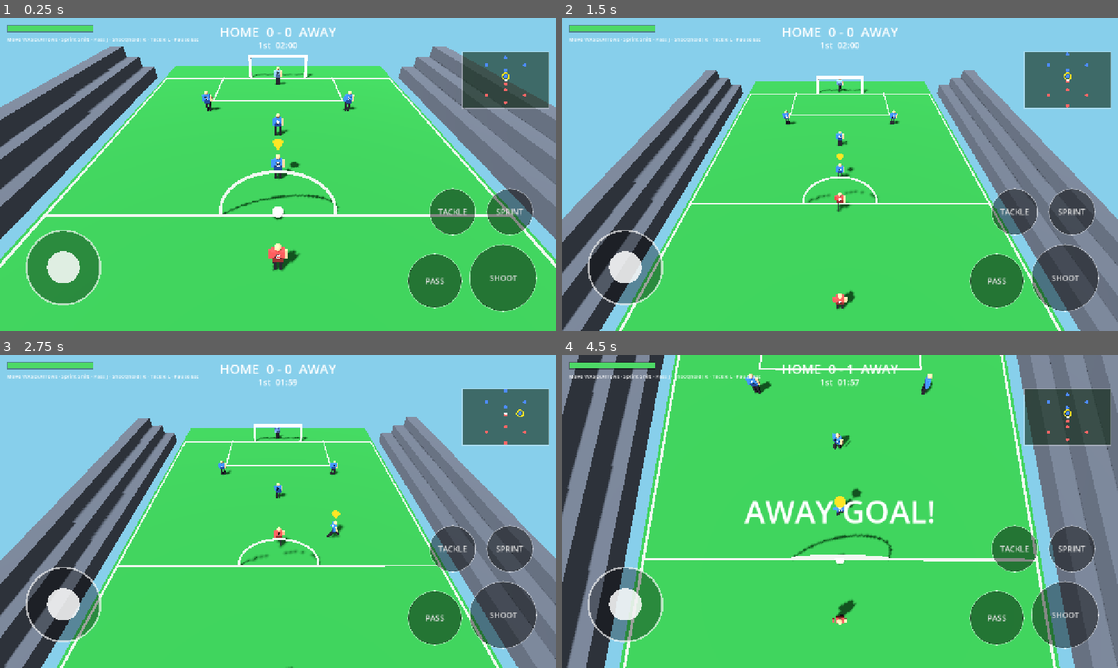
Above: before the commit, frames 1-4 (two rows, left to right).
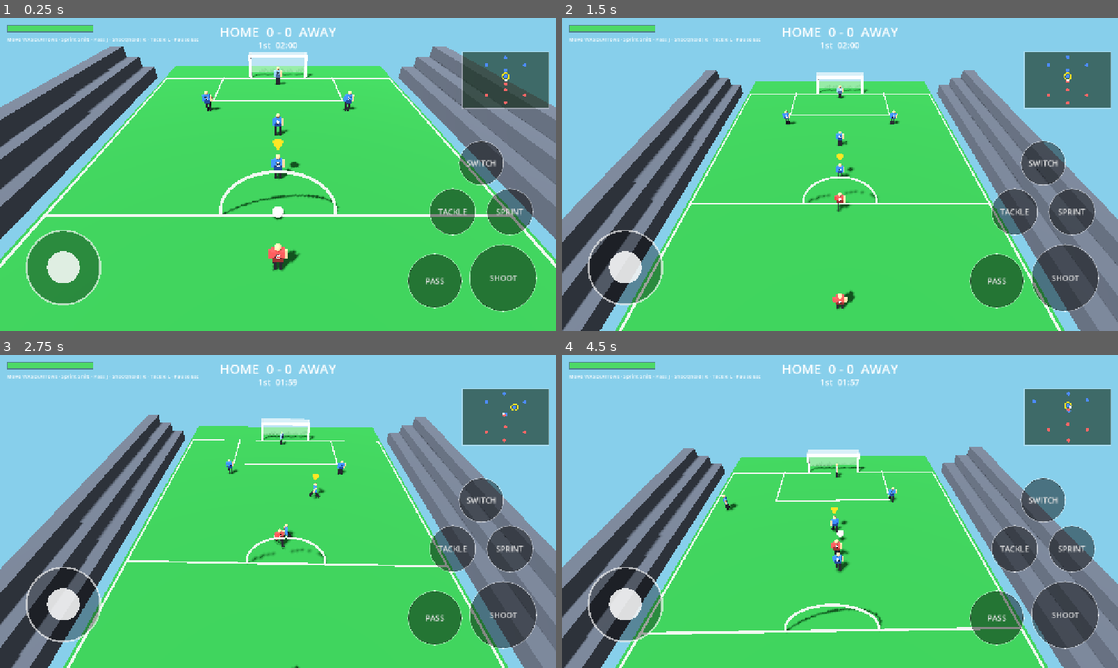
Above: after the commit, the same moments.

Repository: ukemeikot/flick-soccer
Game: Godot game, scene res://scenes/Match.tscn
Same seed, same stepped clock (60 frames per second), same inputs: the game is played once before the commit and once after it. This scene is started directly instead of the project's main scene.
Inputs (mouse positions are in pixels of both pictures, inside the frame that each line leads up to):
- Up to frame 1 (0.25 s): no input
- Up to frame 2 (1.5 s): drag from (623, 268) to (895, 105) at 0.52 s; drag from (728, 190) to (812, 237) at 1.27 s
- Up to frame 3 (2.75 s): move the mouse to (333, 442) at 2.02 s; hold D (move_right) from 2.03 s (still down); tap J (kick_pass) at 2.1 s; tap Tab at 2.3 s
- Up to frame 4 (4.5 s): release D (move_right) at 2.75 s; drag from (812, 574) to (673, 464) at 2.77 s; move the mouse to (1006, 558) at 3.52 s; hold A (move_left) 3.53-4.25 s; hold Shift (sprint) 3.53-4.25 s; tap Space at 3.77 s; tap Tab at 3.8 s; drag from (673, 464) to (756, 433) at 4.27 s

The runs differ from the first frame. In frame 1, 1.4% of the frame differs, in the area x 44-91%, y 10-54%; in frame 2, 1.2%; in frame 3, 16%; in frame 4, 60%, in the area x 0-100%, y 0-100%.

Commit message:
feat(godot): manual player-switch (button + Q/Tab), GK stays in goal, goal nets
- Switch button (touch) + Q/Tab: manually cycle the controlled Home outfielder;
  auto-returns control to whoever gains possession.
- Goalkeeper positioning sign fix — now stands in front of its own line, inside
  the goal, and rushes out correctly (was standing behind/outside).
- Translucent nets added to both goals.
Verified on-device via screenshot (switch button, GK in goal, net all present).

Diff:
--- a/soccer3d/scripts/Match.gd
+++ b/soccer3d/scripts/Match.gd
@@ -28,6 +28,7 @@
 var camera: BroadcastCamera
 var hud: Hud
 var _marker: MeshInstance3D
+var _forced_active: Player = null # manual player-switch override (Home)
 
 var phase := Phase.KICKOFF
 var half := 1
@@ -75,6 +76,8 @@
 				_set_frozen(false)
 				phase = Phase.PLAYING
 		Phase.PLAYING:
+			if Input.is_action_just_pressed("switch_player") or Touch.consume_switch():
+				_cycle_active()
 			_update_roles()
 			time_left = maxf(time_left - delta, 0.0)
 			hud.set_clock(time_left, half)
@@ -106,10 +109,31 @@
 		_marker.global_position = human.global_position + Vector3(0, 2.35, 0)
 
 func _pick_active(team: int) -> Player:
+	# A player in possession always takes control (and clears any manual pick for Home).
 	for p in players:
 		if p.team == team and not p.is_gk and p.has_possession():
+			if team == Player.HOME:
+				_forced_active = null
 			return p
+	if team == Player.HOME and _forced_active != null:
+		return _forced_active
 	return _nearest_outfielder(team)
+
+func _home_outfielders() -> Array[Player]:
+	var a: Array[Player] = []
+	for p in players:
+		if p.team == Player.HOME and not p.is_gk:
+			a.append(p)
+	return a
+
+func _cycle_active() -> void:
+	var outs := _home_outfielders()
+	if outs.is_empty():
+		return
+	outs.sort_custom(func(a, b): return a.global_position.distance_to(ball.global_position) < b.global_position.distance_to(ball.global_position))
+	var cur := _forced_active if _forced_active != null else _pick_active(Player.HOME)
+	var idx := outs.find(cur)
+	_forced_active = outs[(idx + 1) % outs.size()]
 
 func _nearest_outfielder(team: int) -> Player:
 	var best: Player = null
@@ -158,6 +182,7 @@
 # --- Match flow -----------------------------------------------------------------------------
 
 func _kickoff() -> void:
+	_forced_active = null
 	_reset_positions()
 	ball.linear_velocity = Vector3.ZERO
 	ball.angular_velocity = Vector3.ZERO
@@ -306,8 +331,9 @@
 	# Back wall behind the goal to stop the ball.
 	_add_wall(Vector3(0, 1, z_line + s * 3.0), Vector3(PITCH_WIDTH, 2, 0.5))
 
-	# Cosmetic frame.
+	# Cosmetic frame + net.
 	_add_goal(Vector3(0, 0, z_line))
+	_add_net(z_line)
 
 	# Goal sensor in the mouth.
 	var area := Area3D.new()
@@ -404,6 +430,29 @@
 	m.position = pos
 	add_child(m)
 
+func _add_net(z_line: float) -> void:
+	var s := signf(z_line)
+	var height := 2.2
+	var depth := 1.6
+	var mat := StandardMaterial3D.new()
+	mat.albedo_color = Color(1, 1, 1, 0.25)
+	mat.transparency = BaseMaterial3D.TRANSPARENCY_ALPHA
+	mat.cull_mode = BaseMaterial3D.CULL_DISABLED
+	var back_z := z_line + s * depth
+	_net_panel(Vector3(MOUTH + 0.3, height, 0.05), Vector3(0, height / 2.0, back_z), mat)          # back
+	_net_panel(Vector3(MOUTH + 0.3, 0.05, depth), Vector3(0, height, z_line + s * depth / 2.0), mat) # roof
+	_net_panel(Vector3(0.05, height, depth), Vector3(MOUTH / 2.0, height / 2.0, z_line + s * depth / 2.0), mat)
+	_net_panel(Vector3(0.05, height, depth), Vector3(-MOUTH / 2.0, height / 2.0, z_line + s * depth / 2.0), mat)
+
+func _net_panel(size: Vector3, pos: Vector3, mat: StandardMaterial3D) -> void:
+	var m := MeshInstance3D.new()
+	var b := BoxMesh.new()
+	b.size = size
+	m.mesh = b
+	m.material_override = mat
+	m.position = pos
+	add_child(m)
+
 func _make_marker() -> MeshInstance3D:
 	var m := MeshInstance3D.new()
 	var cone := CylinderMesh.new()
--- a/soccer3d/scripts/input/InputActions.gd
+++ b/soccer3d/scripts/input/InputActions.gd
@@ -11,6 +11,7 @@
 	_bind("kick_pass", [KEY_J, KEY_SPACE])
 	_bind("kick_shoot", [KEY_K])
 	_bind("tackle", [KEY_L])
+	_bind("switch_player", [KEY_Q, KEY_TAB])
 
 func _bind(action: String, keys: Array) -> void:
 	if not InputMap.has_action(action):
--- a/soccer3d/scripts/input/Touch.gd
+++ b/soccer3d/scripts/input/Touch.gd
@@ -8,6 +8,7 @@
 
 var _pass := false
 var _tackle := false
+var _switch := false
 var _shoot_released := false
 
 func press_pass() -> void:
@@ -15,6 +16,9 @@
 
 func press_tackle() -> void:
 	_tackle = true
+
+func press_switch() -> void:
+	_switch = true
 
 func set_shoot(down: bool) -> void:
 	if shoot_held and not down:
@@ -31,6 +35,11 @@
 	_tackle = false
 	return v
 
+func consume_switch() -> bool:
+	var v := _switch
+	_switch = false
+	return v
+
 func consume_shoot_released() -> bool:
 	var v := _shoot_released
 	_shoot_released = false
@@ -42,4 +51,5 @@
 	shoot_held = false
 	_pass = false
 	_tackle = false
+	_switch = false
 	_shoot_released = false
--- a/soccer3d/scripts/input/TouchControls.gd
+++ b/soccer3d/scripts/input/TouchControls.gd
@@ -22,6 +22,7 @@
 	add_child(_tap_button("PASS", 126, 126, 216, 52, func(): Touch.press_pass()))
 	add_child(_hold_button("SPRINT", 108, 108, 52, 220, func(d): Touch.sprint = d))
 	add_child(_tap_button("TACKLE", 108, 108, 184, 220, func(): Touch.press_tackle()))
+	add_child(_tap_button("SWITCH", 104, 104, 120, 334, func(): Touch.press_switch()))
 
 func _fit() -> void:
 	position = Vector2.ZERO
--- a/soccer3d/scripts/player/Player.gd
+++ b/soccer3d/scripts/player/Player.gd
@@ -252,11 +252,12 @@
 
 func _gk_control(delta: float) -> void:
 	var own: Vector3 = world.own_goal(team)
-	var line_z := own.z - attack_sign() * 1.2
-	var target := Vector3(clampf(ball.global_position.x, -3.0, 3.0), 0.0, line_z)
+	# Stand just in FRONT of the own goal line (inside the pitch), not behind it.
+	var line_z := own.z + attack_sign() * 1.2
+	var target := Vector3(clampf(ball.global_position.x, -2.8, 2.8), 0.0, line_z)
 	var dist_to_goal := (ball.global_position - own).length()
 	if dist_to_goal < 6.5:
-		target = Vector3(clampf(ball.global_position.x, -3.0, 3.0), 0.0, line_z - attack_sign() * 2.5)
+		target = Vector3(clampf(ball.global_position.x, -2.8, 2.8), 0.0, line_z + attack_sign() * 2.5)
 	var to_t := target - global_position
 	to_t.y = 0.0
 	_apply_movement(to_t.normalized() if to_t.length() > 0.3 else Vector3.ZERO, dist_to_goal < 8.0, delta)
